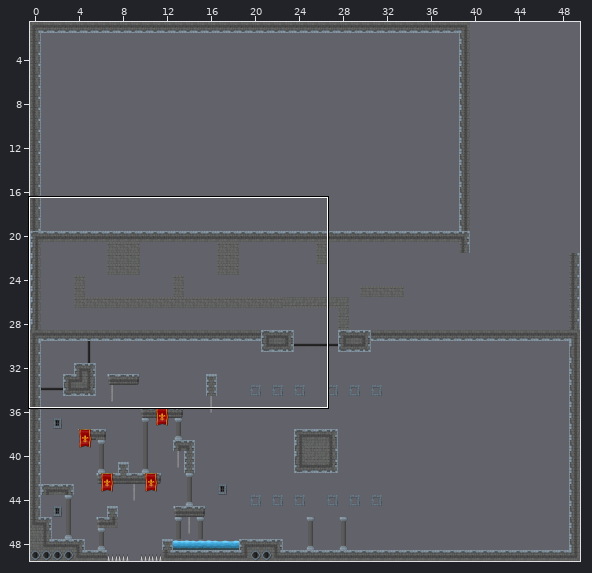
Tiled map -- assets/tilemaps/source/joust-alpha-1a.tmx. Above: a wide view before the commit, with the close-up outlined.
Close-up. The starting point:
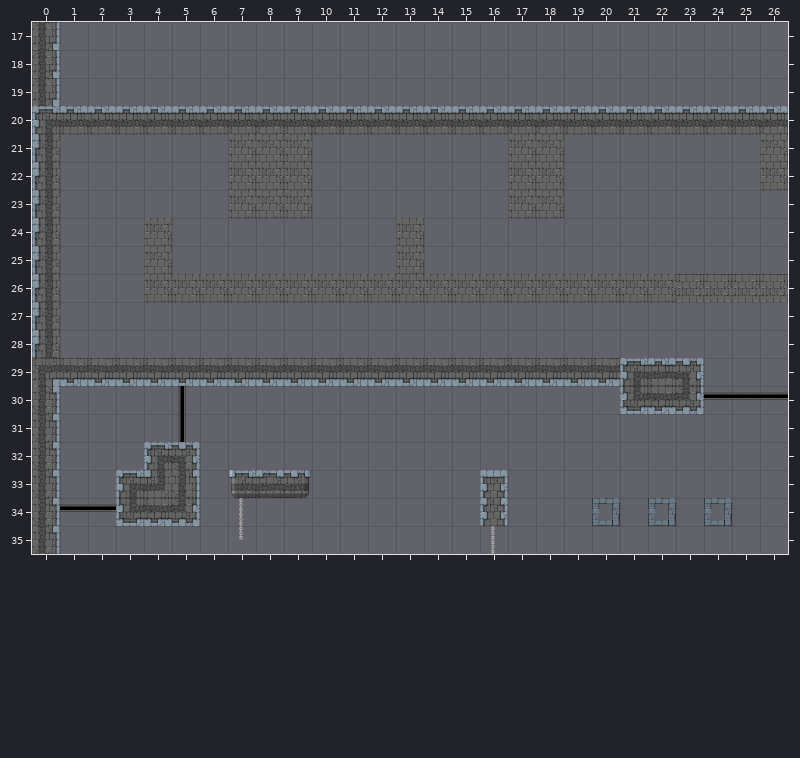
Cells are 64x64 px. Shown: x 0..26, y 17..35. The commit also changed other parts of the map, which this record leaves out.
New version:
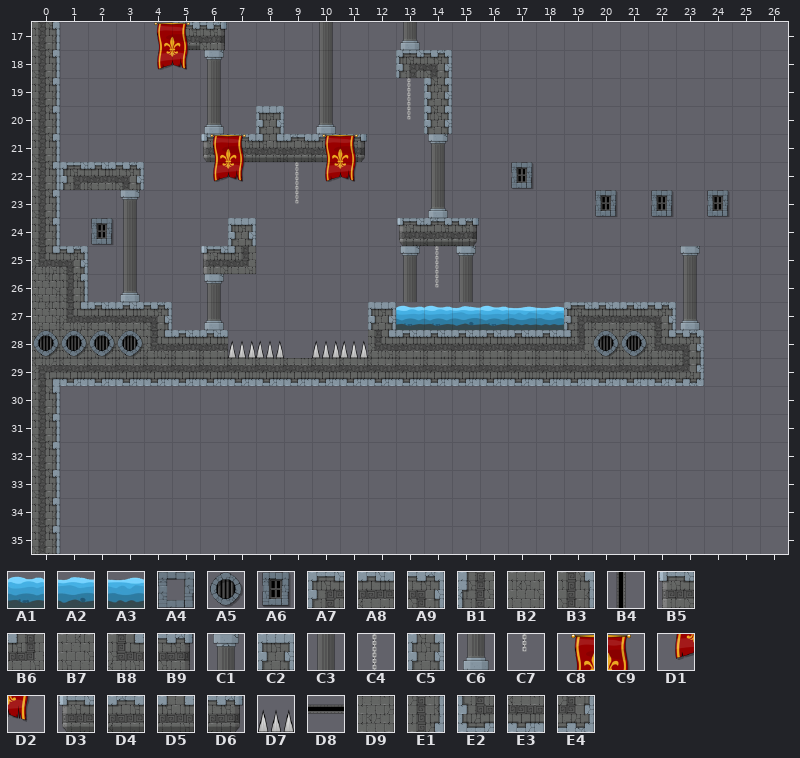
Key: from "skin1-tileset": A1 20, A2 21, A3 36, A4 39, A5 54, A6 55, A7 65, A8 66, A9 67, B1 81, B2 82, B3 83, B4 87, B5 96, B6 97, B7 98, B8 99, B9 100, C1 101, C2 113, C3 117, C4 118, C5 131, C6 133, C7 134, C8 135, C9 136, D1 151, D2 152, D3 160, D4 161, D5 162, D6 165, D7 180, D8 182, D9 209, E1 210, E2 224, E3 225, E4 226.
__ is an empty cell.
Tiles replaced or removed in this view: A4, A7, A8, A9, B1, B2, B3, B4, B6, C2, C4, C5, C7, D3, D4, D6, D8, D9, E1, E2, E3, E4.
Edits made:
Changed rows in their new state; .. is an unchanged cell.
Layer "barriers":
first column x 0:
17 B3 .. .. .. .. D4 B9 .. .. .. .. .. .. .. .. .. .. .. .. .. .. .. .. .. .. .. ..
18 B3 .. .. .. .. .. .. .. .. .. .. .. .. A7 A9 .. .. .. .. .. .. .. .. .. .. .. ..
19 B3 .. .. .. .. .. .. .. .. .. .. .. .. .. C5 .. .. .. .. .. .. .. .. .. .. .. ..
20 B3 __ __ __ __ __ __ __ C2 __ __ __ __ __ C5 __ __ __ __ __ __ __ __ __ __ __ __
21 B3 .. .. .. .. .. D3 D4 D5 D4 D4 D6 .. .. .. .. .. __ __ .. .. .. .. .. .. .. __
22 B3 A7 A8 A9 .. .. .. __ __ __ .. .. .. .. .. .. .. __ __ .. .. .. .. .. .. .. __
23 B3 .. .. .. .. .. .. __ __ __ .. .. .. .. .. .. .. __ __ .. .. .. .. .. .. .. ..
24 B3 .. .. .. __ .. .. C2 .. .. .. .. .. D3 D4 D6 .. .. .. .. .. .. .. .. .. .. ..
25 B8 A9 .. .. __ .. B5 B6 .. .. .. .. .. __ .. .. .. .. .. .. .. .. .. .. .. .. ..
26 B7 B3 .. .. __ __ __ __ __ __ __ __ __ __ __ __ __ __ __ __ __ __ __ __ __ __ __
27 B7 B8 A8 A8 A9 .. .. .. .. .. .. .. C2 .. .. .. .. .. .. A7 A8 A8 A9 .. .. .. ..
28 B7 B7 B7 B7 B8 A8 A8 .. .. .. .. .. B8 A8 A8 A8 A8 A8 A8 B6 B2 B2 B8 A9 .. .. ..
29 .. .. .. .. .. .. .. .. .. .. .. .. .. .. .. .. .. .. .. .. .. E3 E3 E4 .. .. ..
30 .. .. .. .. .. .. .. .. .. .. .. .. .. .. .. .. .. .. .. .. .. __ __ __ .. .. ..
32 .. .. .. .. __ __ .. .. .. .. .. .. .. .. .. .. .. .. .. .. .. .. .. .. .. .. ..
33 .. .. .. __ __ __ .. __ __ __ .. .. .. .. .. .. __ .. .. .. .. .. .. .. .. .. ..
34 .. .. .. __ __ __ .. .. .. .. .. .. .. .. .. .. __ .. .. .. .. .. .. .. .. .. ..
Layer "fg":
first column x 0:
17 .. .. .. .. C8 C9 .. .. .. .. C3 .. .. C6 .. .. .. .. .. .. .. .. .. .. .. .. ..
18 .. .. .. .. D1 D2 C1 .. .. .. C3 .. .. .. .. .. .. .. .. .. .. .. .. .. .. .. ..
19 .. .. .. .. .. .. C3 .. .. .. C3 .. .. C4 .. .. .. .. .. .. .. .. .. .. .. .. ..
20 .. .. .. .. .. .. C6 .. .. .. C6 .. .. C7 .. .. .. .. .. .. .. .. .. .. .. .. ..
21 .. .. .. .. .. .. C8 C9 .. .. C8 C9 .. .. C1 .. .. .. .. .. .. .. .. .. .. .. ..
22 .. .. .. .. .. .. D1 D2 .. C4 D1 D2 .. .. C3 .. .. A6 .. .. .. .. .. .. .. .. ..
23 .. .. .. C1 .. .. .. .. .. C7 .. .. .. .. C6 .. .. .. .. .. A6 .. A6 .. A6 .. ..
24 .. .. A6 C3 .. .. .. .. .. .. .. .. .. .. .. .. .. .. .. .. .. .. .. .. .. .. ..
25 .. .. .. C3 .. .. .. .. .. .. .. .. .. C1 C4 C1 .. .. .. .. .. .. .. C1 .. .. ..
26 .. .. .. C6 .. .. C1 .. .. .. .. .. .. C3 C7 C3 .. .. .. .. .. .. .. C3 .. .. ..
27 .. .. .. .. .. .. C6 .. .. .. .. .. .. A1 A1 A2 A1 A3 A3 .. .. .. .. C6 .. .. ..
28 A5 A5 A5 A5 .. .. .. D7 D7 .. D7 D7 .. .. .. .. .. .. .. .. A5 A5 .. .. .. .. ..
30 .. .. .. .. .. __ .. .. .. .. .. .. .. .. .. .. .. .. .. .. .. .. .. .. __ __ __
31 .. .. .. .. .. __ .. .. .. .. .. .. .. .. .. .. .. .. .. .. .. .. .. .. .. .. ..
34 .. __ __ .. .. .. .. __ .. .. .. .. .. .. .. .. .. .. .. .. __ .. __ .. __ .. ..
35 .. .. .. .. .. .. .. __ .. .. .. .. .. .. .. .. __ .. .. .. .. .. .. .. .. .. ..
